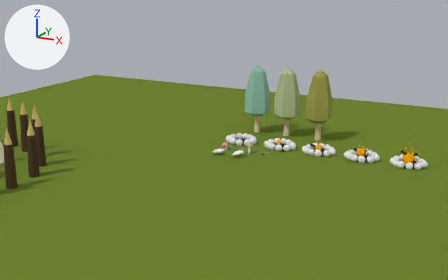
The Blender file Assets/DontStarve/DontStarveAssets01.blend as it was, and as the next commit left it.
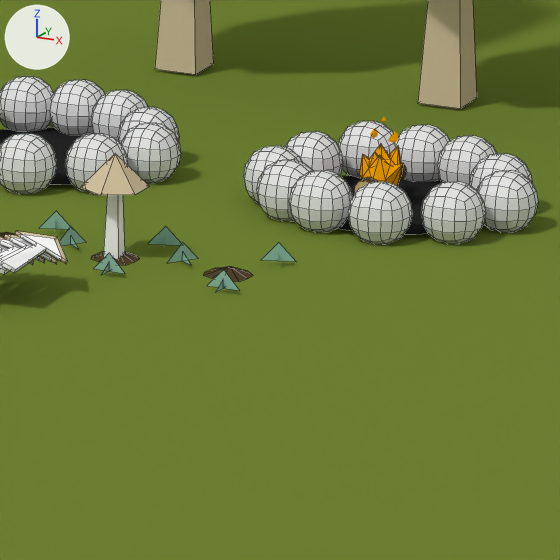
Each version appears first from a 50 mm lens placed at (12.54, -23.15, 11.8), pointed at (-4.57, 10.36, 1.21), and next in a close-up on the part from 53% to 67% of the width and 44% to 67% of the height. The axes (+X, +Y, +Z) are drawn at upper left. The lights are the same throughout. The close-ups show mesh edges as thin lines.
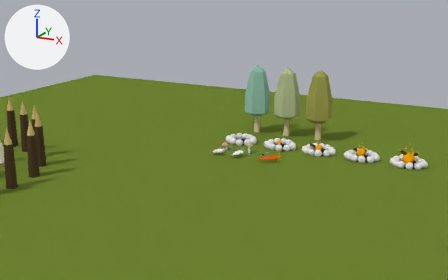
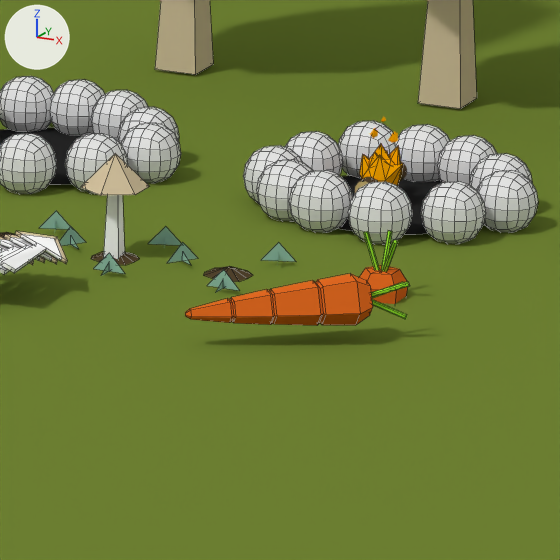
Commit message: Added carrot

Pixel boxes [x1, y1, x2, y2] of what changed, in the close-ups (560 x 560 px):
'Cube.006', added (orange)
    after: [185, 273, 409, 325]
    faces in mat_carrot_body (orange #e76b23): [185, 273, 373, 325]
    faces in mat_carrot_top (green #98e731): [371, 281, 409, 319]
'Cube.005', added
    after: [360, 230, 407, 304]
    faces in mat_carrot_body (orange #e76b23): [360, 265, 407, 304]
    faces in mat_carrot_top (green #98e731): [364, 230, 398, 272]

The edits, one by one:
Material 'Carrot Top' (mat_carrot_top) is new.
Its base color is (0.313, 0.8, 0.0306) (green #98e731).
Material 'Carrot Body' (mat_carrot_body) is new.
Its base color is (0.8, 0.148, 0.0167) (orange #e76b23).
Mesh me_cube is new.
It has 103 vertices, 89 faces, 1 loose edge and spans x -0.17..0.17, y -0.18..0.18, z -0.78..0.78.
Faces by material slot: [24, 65].
It uses material mat_carrot_top (green #98e731).
It uses material mat_carrot_body (orange #e76b23).
Object 'Cube.005' (ob_cube_005) is new; it shows me_cube.
Its location is (-1.565, 12.132, -0.306).
Object 'Cube.006' (ob_cube_006) is new; it shows a copy of me_cube.
Its location is (-1.662, 10.86, 0.298).
Its rotation in degrees is (-96, 123, -61).
